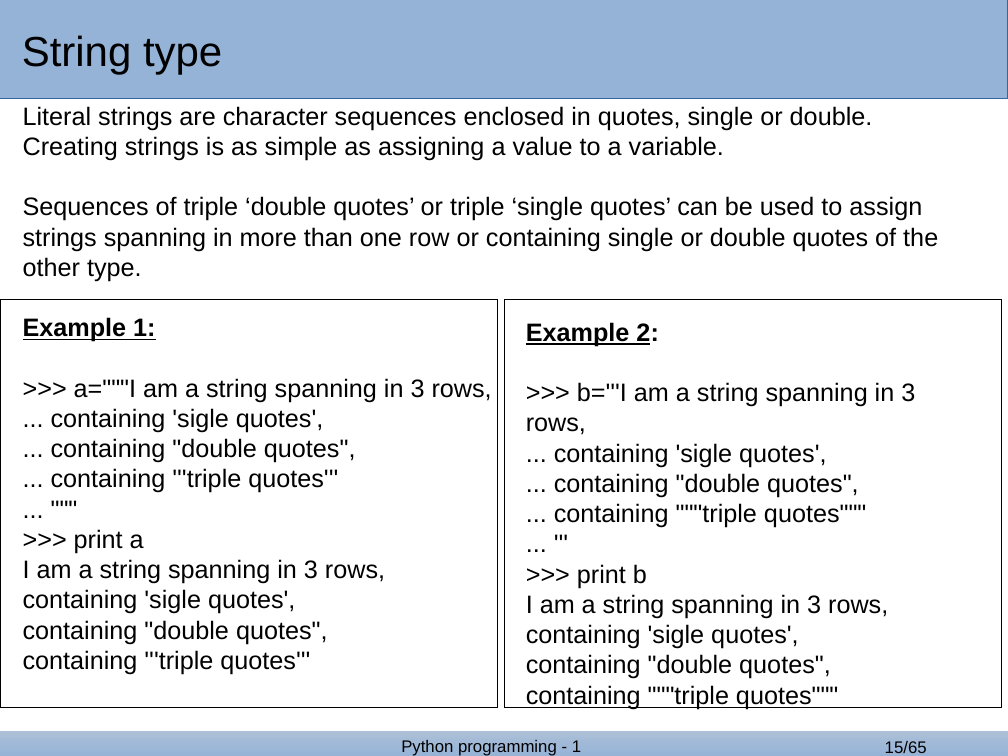
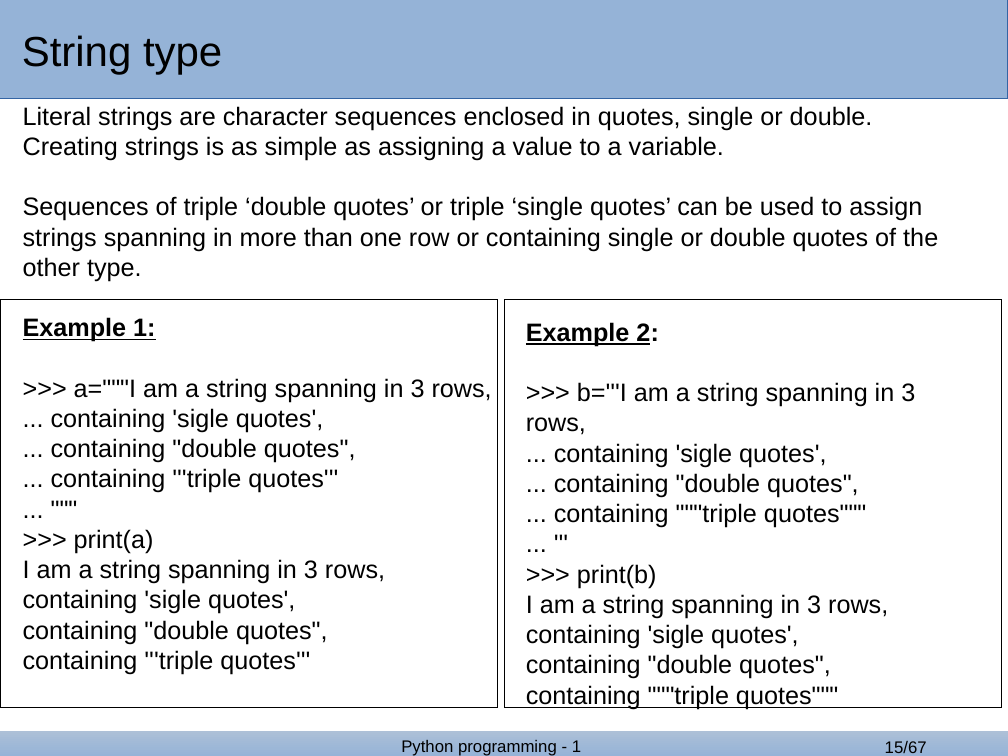
Before and after one commit to GozDavid/bash_lectures, a slide deck: slide 15 of python_2.odp. Drawn at 1008x756 pixels with LibreOffice and Linux fonts; fonts in the diff are those of the drawing; background and template pictures are left out. Boxes give left, top, right and bottom in pixels: in the first picture for what was removed or moved away, otherwise in the second. Text is boxed around its words. In the diff, an @@ line names an element or a change of style, - is before the commit and + after.

```diff
--- a/python_2.odp
+++ b/python_2.odp
@@ text at (74, 529, 154, 554): text changed @@
->>> print a
+>>> print(a)
@@ text at (577, 564, 657, 588): text changed @@
->>> print b
+>>> print(b)
@@ page number at (885, 741, 927, 753): text changed @@
-15/65
+15/67
```
Also in this commit, not shown: 2 other slides changed, 4 slides added, 2 slides removed, 5 other files.
